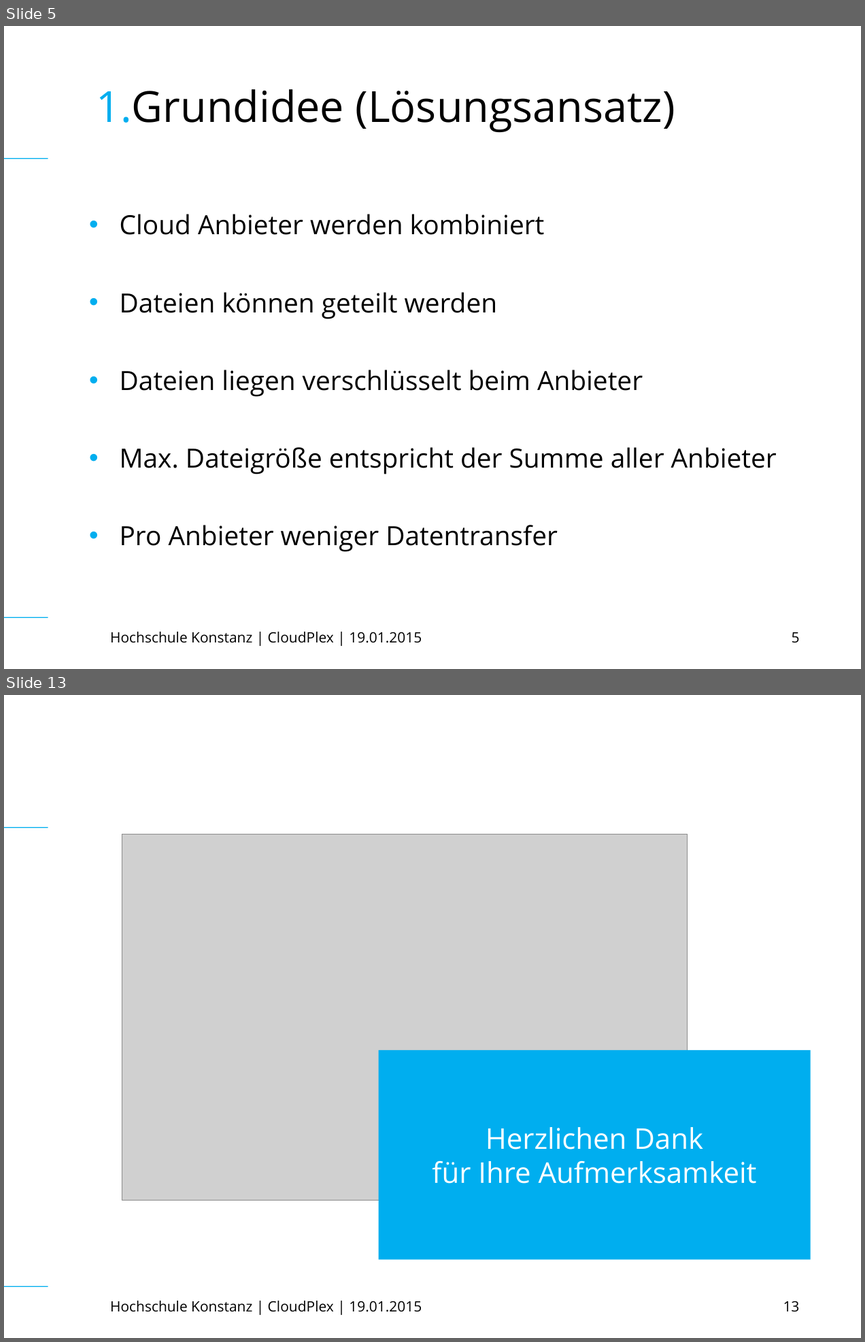
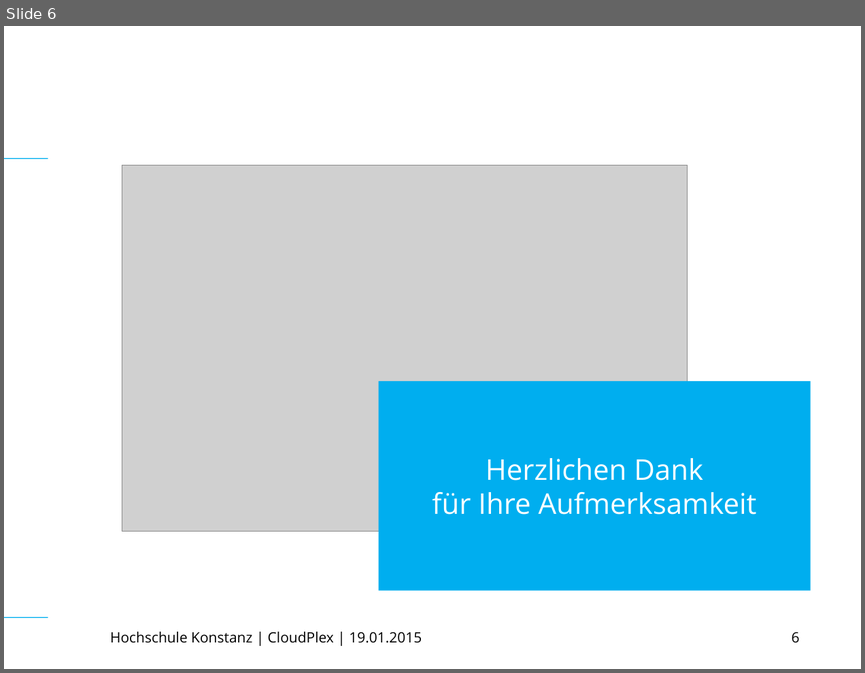
Before and after one commit to TuemmlerKon/web-tech, a slide deck: praesentation/WebTech (Final).ppt. Shown one above the other, each under a label of ours: slides 5 and 13 before the commit, slide 6 after it; the slides between them are not shown. The pictures are 865x1342 and 865x673 pixels, drawn with LibreOffice and Linux fonts; fonts in the diff are those of the drawing; grey boxes stand for pictures. Boxes give left, top, right and bottom in pixels: in the first picture for what was removed or moved away, otherwise in the second. Text is boxed around its words. In the diff, an @@ line names an element or a change of style, - is before the commit and + after.

```diff
--- a/praesentation/WebTech (Final).ppt
+++ b/praesentation/WebTech (Final).ppt
@@ slide 5 removed at <box>4,26,861,669</box>, background #FFFFFF; not listed: 2 template elements that a slide beside it also shows @@
@@ title removed at <box>96,89,675,132</box> @@
-1.Grundidee (Lösungsansatz)
@@ text removed at <box>120,214,776,552</box> @@
-• Cloud Anbieter werden kombiniert
-• Dateien können geteilt werden
-• Dateien liegen verschlüsselt beim Anbieter
-• Max. Dateigröße entspricht der Summe aller Anbieter
-• Pro Anbieter weniger Datentransfer
@@ text removed at <box>110,631,422,643</box> @@
-Hochschule Konstanz | CloudPlex | 19.01.2015
@@ page number removed at <box>791,632,800,643</box> @@
-5
@@ what was slide 13 is now slide 6 @@
@@ page number at <box>791,631,800,643</box>: text changed @@
-13
+6
```
Also in this commit, not shown: 4 slides changed, 1 slide added, 7 other slides removed.
